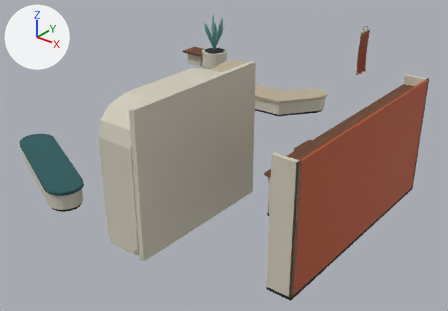
Before and after pictures for a commit that changed the glTF model external_packages/shopping_promenade_20261009/exports/SHOP_D09_P72_F288__fitout.glb.
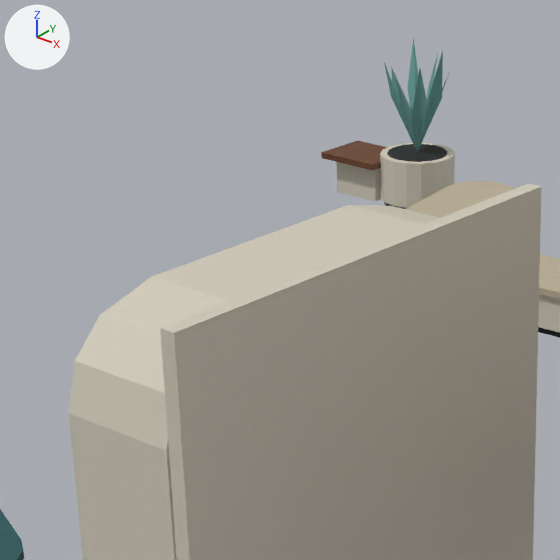
Each version appears first whole from a 50 mm camera at (9.71, -11.55, 6.78) aimed at (0.81, -0.42, -0.11), and next in a close-up on the part from 17% to 58% of the width and 0% to 60% of the height. The lights are fixed; the arrows at upper left show +X, +Y and +Z. The first two pictures are the older version. Vertices at exactly the same position are counted once.

The older version as bpy lines, for what is in view:
```python
ob_shop_d09_p72_f288__fitout__dark_rubber = bpy.data.objects.new('SHOP_D09_P72_F288__fitout__dark_rubber', me_shop_d09_p72_f288__fitout__dark_rubber)
ob_shop_d09_p72_f288__fitout__dark_rubber.location = (0.0, 0.0, 0.0)
ob_shop_d09_p72_f288__fitout__ivory_enamel = bpy.data.objects.new('SHOP_D09_P72_F288__fitout__ivory_enamel', me_shop_d09_p72_f288__fitout__ivory_enamel)
ob_shop_d09_p72_f288__fitout__ivory_enamel.location = (0.0, 0.0, 0.0)
ob_shop_d09_p72_f288__fitout__quiet_teal = bpy.data.objects.new('SHOP_D09_P72_F288__fitout__quiet_teal', me_shop_d09_p72_f288__fitout__quiet_teal)
ob_shop_d09_p72_f288__fitout__quiet_teal.location = (0.0, 0.0, 0.0)
ob_shop_d09_p72_f288__fitout__warm_walnut = bpy.data.objects.new('SHOP_D09_P72_F288__fitout__warm_walnut', me_shop_d09_p72_f288__fitout__warm_walnut)
ob_shop_d09_p72_f288__fitout__warm_walnut.location = (0.0, 0.0, 0.0)
# also in view: 'SHOP_D09_P72_F288__fitout__oatmeal_weave' at (-0.75, 3.44, 0.47); 'SHOP_D09_P72_F288__fitout__teal_weave' at (-1.35, -4.1, 0.47)
```
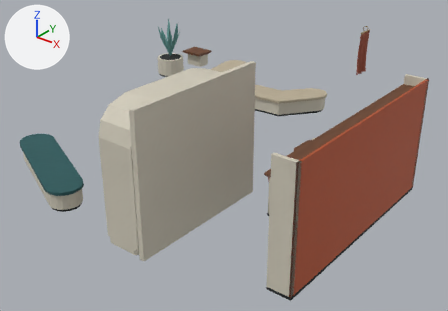
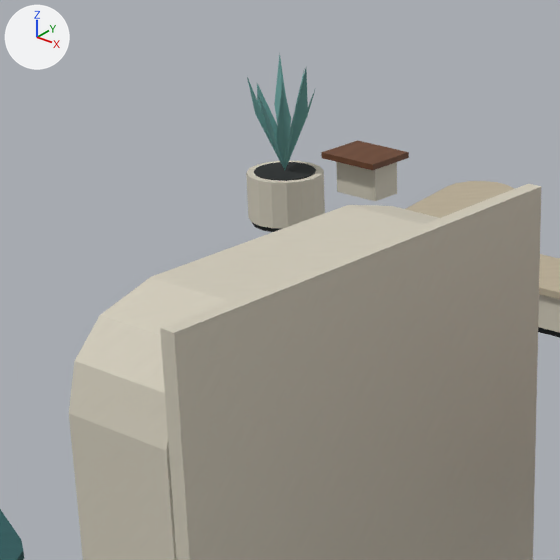
The edits, one by one:
me_shop_d09_p72_f288__fitout__dark_rubber is used by ob_shop_d09_p72_f288__fitout__dark_rubber; location (0.0, 0.0, 0.0).
me_shop_d09_p72_f288__fitout__dark_rubber had 272 vertices, 488 faces and spanned x -4.2..5.35, y -5.0..5.2, z 0.0..2.49.
me_shop_d09_p72_f288__fitout__dark_rubber now has 272 vertices, 488 faces and spans x -4.9..5.35, y -5.0..4.62, z 0.0..2.49.
me_shop_d09_p72_f288__fitout__dark_rubber part 1: the loose piece of 32 vertices spanning x -4.2..-3.4, y 4.4..5.2, z 0.0..0.06 is moved by (-0.7, -1.5, 0.0).
me_shop_d09_p72_f288__fitout__dark_rubber part 2: the loose piece of 32 vertices spanning x -4.15..-3.45, y 4.45..5.15, z 0.56..0.6 is moved by (-0.7, -1.5, 0.0).
me_shop_d09_p72_f288__fitout__ivory_enamel is used by ob_shop_d09_p72_f288__fitout__ivory_enamel; location (0.0, 0.0, 0.0).
me_shop_d09_p72_f288__fitout__ivory_enamel had 348 vertices, 654 faces and spanned x -4.8..5.35, y -5.05..5.24, z 0.0..3.0.
me_shop_d09_p72_f288__fitout__ivory_enamel now has 348 vertices, 654 faces and spans x -4.93..5.35, y -5.05..4.9, z 0.0..3.0.
me_shop_d09_p72_f288__fitout__ivory_enamel part 3: the loose piece of 32 vertices spanning x -4.24..-3.37, y 4.36..5.24, z 0.06..0.59 is moved by (-0.7, -1.5, 0.0).
me_shop_d09_p72_f288__fitout__quiet_teal is used by ob_shop_d09_p72_f288__fitout__quiet_teal; location (0.0, 0.0, 0.0).
me_shop_d09_p72_f288__fitout__quiet_teal had 25 vertices, 16 faces and spanned x -4.18..-3.42, y 4.42..5.18, z 0.6..1.85.
me_shop_d09_p72_f288__fitout__quiet_teal now has 25 vertices, 16 faces and spans x -4.88..-4.12, y 2.92..3.68, z 0.6..1.85.
me_shop_d09_p72_f288__fitout__quiet_teal part 4: the whole mesh is moved by (-0.7, -1.5, 0.0).

Changed parts and their boxes (x1, y1, x2, y2) in the close-ups (560 x 560 px; the box of a moved part takes in the faces that stretch with it):
'SHOP_D09_P72_F288__fitout__ivory_enamel', reshaped: before (69, 143, 560, 560); after (69, 161, 560, 560)
'SHOP_D09_P72_F288__fitout__quiet_teal', moved: before (384, 37, 450, 152); after (247, 54, 316, 170)
'SHOP_D09_P72_F288__fitout__dark_rubber', reshaped (mostly hidden): before (384, 144, 560, 338); after (252, 162, 560, 338)
part 1 of me_shop_d09_p72_f288__fitout__dark_rubber, moved or reshaped (mostly hidden): before (384, 202, 406, 209); after (252, 223, 280, 232)
part 2 of me_shop_d09_p72_f288__fitout__dark_rubber, moved or reshaped: before (387, 144, 447, 162); after (254, 162, 316, 181)
part 3 of me_shop_d09_p72_f288__fitout__ivory_enamel, moved or reshaped: before (380, 143, 455, 208); after (246, 161, 325, 229)
